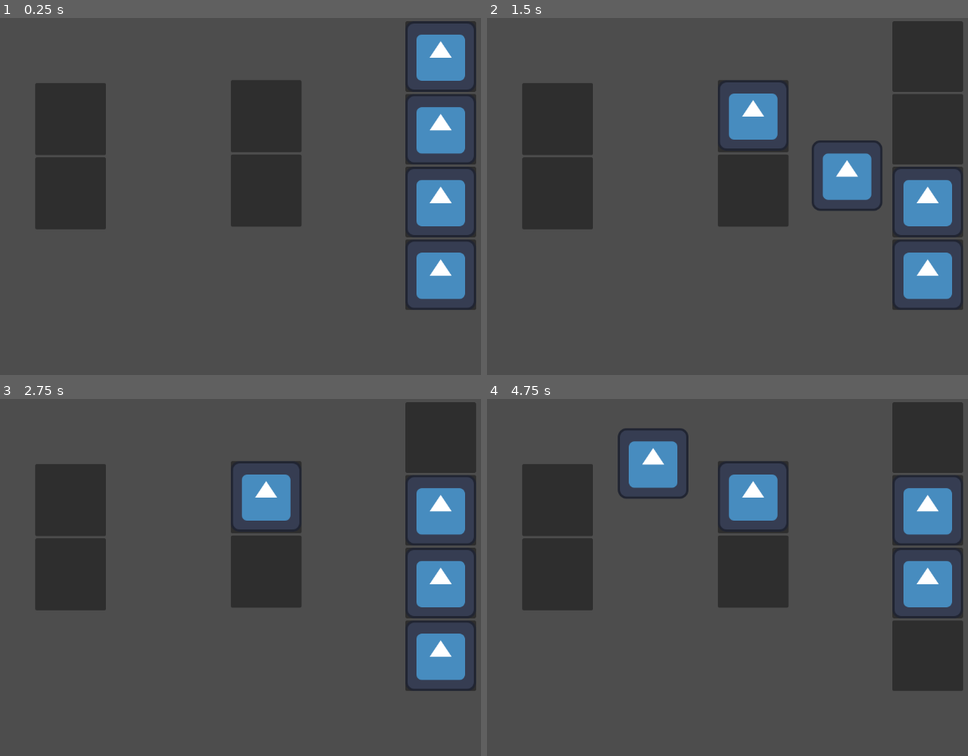
Above: before the commit, frames 1-4 (two rows, left to right).
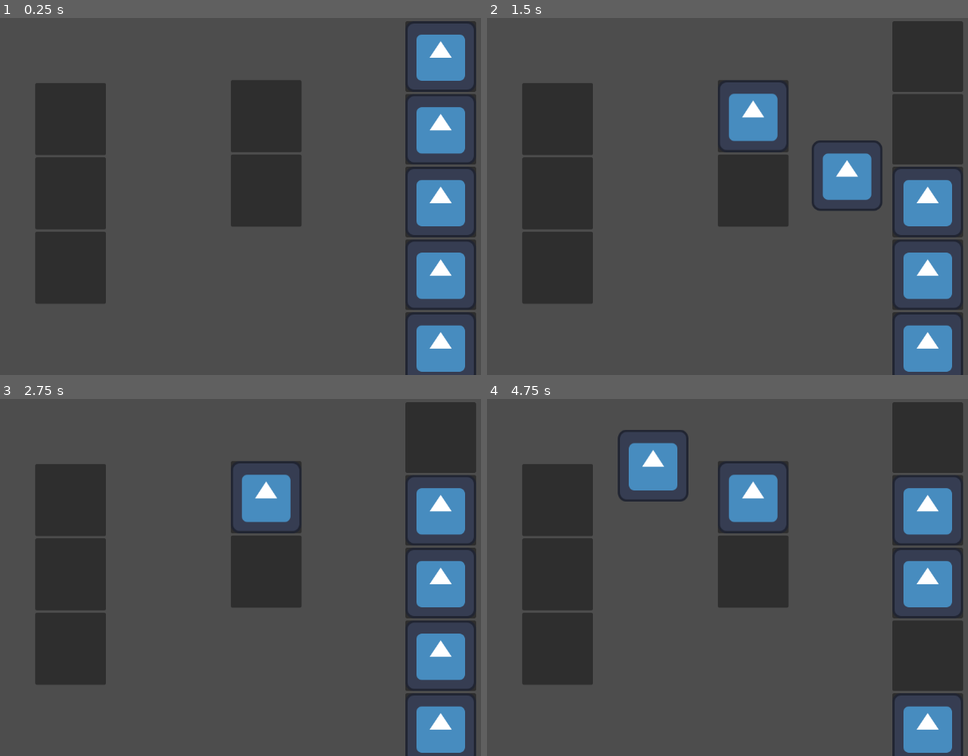
Above: after the commit, the same moments.

Repository: gunarp/gdjs-game-jam
Game: Godot game, scene res://scenes/game/main.tscn
Two runs of this game, one before a commit and one after it. Both use one fixed random seed, a clock stepped at 60 frames per second and the inputs below. The engine's default icon, where the game draws it, is replaced by a stand-in: a white triangle on a blue panel in a dark square.
Inputs (mouse positions are in pixels of both pictures, inside the frame that each line leads up to):
- Up to frame 1 (0.25 s): no input
- Up to frame 2 (1.5 s): tap Enter at 0.5 s; drag from (929, 57) to (780, 117) at 0.52 s; drag from (929, 128) to (684, 267) at 1.27 s
- Up to frame 3 (2.75 s): move the mouse to (442, 584) at 2.02 s; click (442, 584) at 2.17 s
- Up to frame 4 (4.75 s): tap Space at 2.75 s; drag from (929, 656) to (525, 523) at 2.77 s; move the mouse to (910, 631) at 3.52 s; click (910, 631) at 3.67 s; tap Enter at 4.25 s; drag from (525, 523) to (621, 488) at 4.27 s

The runs differ from the first frame. In frame 1, 4.5% of the frame differs, in the area x 7-100%, y 59-100%; in frame 2, 4.7%; in frame 3, 4.7%; in frame 4, 5.2%, in the area x 7-100%, y 8-100%.

Commit message:
tweak dragging logic to feel a little more natural

Diff:
--- a/scenes/game/main.tscn
+++ b/scenes/game/main.tscn
@@ -35,6 +35,12 @@
 script = ExtResource("1_x7h1y")
 seat_id = 1
 
+[node name="Seat3" type="PanelContainer" parent="SeatingArea/Table1"]
+custom_minimum_size = Vector2(128, 128)
+layout_mode = 2
+script = ExtResource("1_x7h1y")
+seat_id = 2
+
 [node name="Table2" type="GridContainer" parent="SeatingArea"]
 layout_mode = 2
 offset_left = 354.0
@@ -52,7 +58,7 @@
 custom_minimum_size = Vector2(128, 128)
 layout_mode = 2
 script = ExtResource("1_x7h1y")
-seat_id = 3
+seat_id = 4
 
 [node name="UnitMenu" type="GridContainer" parent="."]
 layout_mode = 0
@@ -83,3 +89,9 @@
 layout_mode = 2
 script = ExtResource("2_k4wr8")
 unit_id = 3
+
+[node name="SourceSlot5" type="PanelContainer" parent="UnitMenu"]
+custom_minimum_size = Vector2(128, 128)
+layout_mode = 2
+script = ExtResource("2_k4wr8")
+unit_id = 4
--- a/scripts/game/mouse_events/draggable_entity.gd
+++ b/scripts/game/mouse_events/draggable_entity.gd
@@ -11,6 +11,9 @@
 var mouse_offset: Vector2
 var is_being_dragged: bool
 var dragged_from_pos: Vector2
+
+var manual_unparented: bool = false
+var manual_old_pos: Vector2
 
 @onready var texture_rect: TextureRect = $TextureRect
 # @onready var card_face: Panel = $CardFace
@@ -27,7 +30,6 @@
 
 
 func _on_mouse_button_down() -> void:
-  print("down")
   mouse_offset = get_local_mouse_position()
   dragged_from_pos = global_position
   z_index += 1
@@ -35,7 +37,6 @@
 
 
 func _on_mouse_button_up() -> void:
-  print("up")
   MouseEventsBus.global_entity_dropped.emit(self)
   z_index -= 1
   is_being_dragged = false
@@ -63,12 +64,21 @@
 
 func move_to_slot(slot: DroppableSlot) -> void:
   var old_pos: Vector2 = global_position
-  dragged_away.emit(self)
-  # card_source = slot.slot_type
-  # toggle_flip(slot.slot_type != DroppableSlot.MouseEventsCardSlotType.DECK)
+  if not manual_unparented:
+    dragged_away.emit(self)
+  else:
+    old_pos = manual_old_pos
+
+  manual_unparented = false
   slot.add_entity(self)
   set_deferred("global_position", old_pos)
   call_deferred("move_to_pos", slot.global_position)
+
+
+func manual_unparent() -> void:
+  manual_unparented = true
+  manual_old_pos = global_position
+  dragged_away.emit(self)
 
 
 func _on_gui_input(event: InputEvent) -> void:
@@ -80,5 +90,4 @@
       else:
         _on_mouse_button_up()
   elif is_being_dragged and event is InputEventMouseMotion:
-    var mouse_event: InputEventMouseMotion = event as InputEventMouseMotion
     global_position = get_global_mouse_position() - mouse_offset
--- a/scripts/game/mouse_events/mouse_driver.gd
+++ b/scripts/game/mouse_events/mouse_driver.gd
@@ -3,15 +3,17 @@
 # TODO: Come up with a way to generate these programatically
 @onready var seat_1: DroppableSlot = $SeatingArea/Table1/Seat
 @onready var seat_2: DroppableSlot = $SeatingArea/Table1/Seat2
-@onready var seat_3: DroppableSlot = $SeatingArea/Table2/Seat3
-@onready var seat_4: DroppableSlot = $SeatingArea/Table2/Seat4
+@onready var seat_3: DroppableSlot = $SeatingArea/Table1/Seat3
+@onready var seat_4: DroppableSlot = $SeatingArea/Table2/Seat3
+@onready var seat_5: DroppableSlot = $SeatingArea/Table2/Seat4
 
 @onready var source_1: SourceSlot = $UnitMenu/SourceSlot
 @onready var source_2: SourceSlot = $UnitMenu/SourceSlot2
 @onready var source_3: SourceSlot = $UnitMenu/SourceSlot3
 @onready var source_4: SourceSlot = $UnitMenu/SourceSlot4
+@onready var source_5: SourceSlot = $UnitMenu/SourceSlot5
 
-@onready var slot_list: Array[DroppableSlot] = [seat_1, seat_2, seat_3, seat_4, source_1, source_2, source_3, source_4]
+@onready var slot_list: Array[DroppableSlot] = [seat_1, seat_2, seat_3, seat_4, seat_5, source_1, source_2, source_3, source_4, source_5]
 
 
 func _init() -> void:
@@ -24,11 +26,40 @@
 
 func _on_entity_dropped(entity: DraggableEntity) -> void:
   var slot: DroppableSlot = get_slot_at_pos(get_global_mouse_position())
-  if slot:
-    if not entity.can_move_to_slot(slot):
+  if slot is Seat:
+    if slot.is_empty():
+      entity.move_to_slot(slot)
+    else:
+      print("would swap seats")
+      # TODO: swap the two
+      # we have the desitnation seat
+      # we need to plumb source seat for this entity
+      # we also need to get the entity in the desitnation seat
+
+      # print(slot.get_children())
+      for i in slot.get_children():
+        print(i.name)
+      # var other_entity = slot.find_child("DraggableEntity", false, false) as DraggableEntity
+      var other_entity = slot.get_node("Draggable") as DraggableEntity
+      var source_slot = entity.get_parent()
+      entity.manual_unparent()
+
+      other_entity.move_to_slot(source_slot)
+      entity.move_to_slot(slot)
+
+      # get source seat
+      # source_seat = entity.parent
+      # unparent this entity
+      # entity.dragged_away.emit(entity)
+      # other.move_to_slot(source)
+      # this.move_to_slot(dest)
+      # entity.revert_pos()
+      pass
+  elif slot is SourceSlot:
+    if slot.is_empty():
+      entity.move_to_slot(slot)
+    else:
       entity.revert_pos()
-    else:
-      entity.move_to_slot(slot)
   else:
     entity.revert_pos()
 
--- a/scripts/game/mouse_events/seat.gd
+++ b/scripts/game/mouse_events/seat.gd
@@ -5,16 +5,20 @@
 
 
 func add_entity(entity: DraggableEntity) -> void:
-  print(entity.unit_id, " moved into ", seat_id)
+  print("unit ", entity.unit_id, " moved into ", seat_id)
   seated_unit_id = entity.unit_id
   super(entity)
 
 
 func dragged_away(entity: DraggableEntity) -> void:
-  print(entity.unit_id, " taken out of ", seat_id)
+  print("unit ", entity.unit_id, " taken out of ", seat_id)
   seated_unit_id = -1
   super(entity)
 
 
 func is_empty() -> bool:
   return seated_unit_id == -1
+
+
+func get_seated_unit_id() -> int:
+  return seated_unit_id
--- a/scripts/game/mouse_events/source_slot.gd
+++ b/scripts/game/mouse_events/source_slot.gd
@@ -6,13 +6,25 @@
 
 @export var unit_id: int
 
+var _empty: bool = false
 
 func _ready() -> void:
-  # this might be the spot where we'd intialize whatever the unit renders as on the screen
   var child = UNIT.instantiate()
   child.unit_id = unit_id
-  add_child(child)
+  add_entity(child)
+
+
+func add_entity(entity: DraggableEntity) -> void:
+  print("unit ", entity.unit_id, " moved into source")
+  _empty = false
+  super(entity)
 
 
 func dragged_away(entity: DraggableEntity) -> void:
+  print("unit ", entity.unit_id, " moved away from source")
+  _empty = true
   super(entity)
+
+
+func is_empty() -> bool:
+  return _empty
